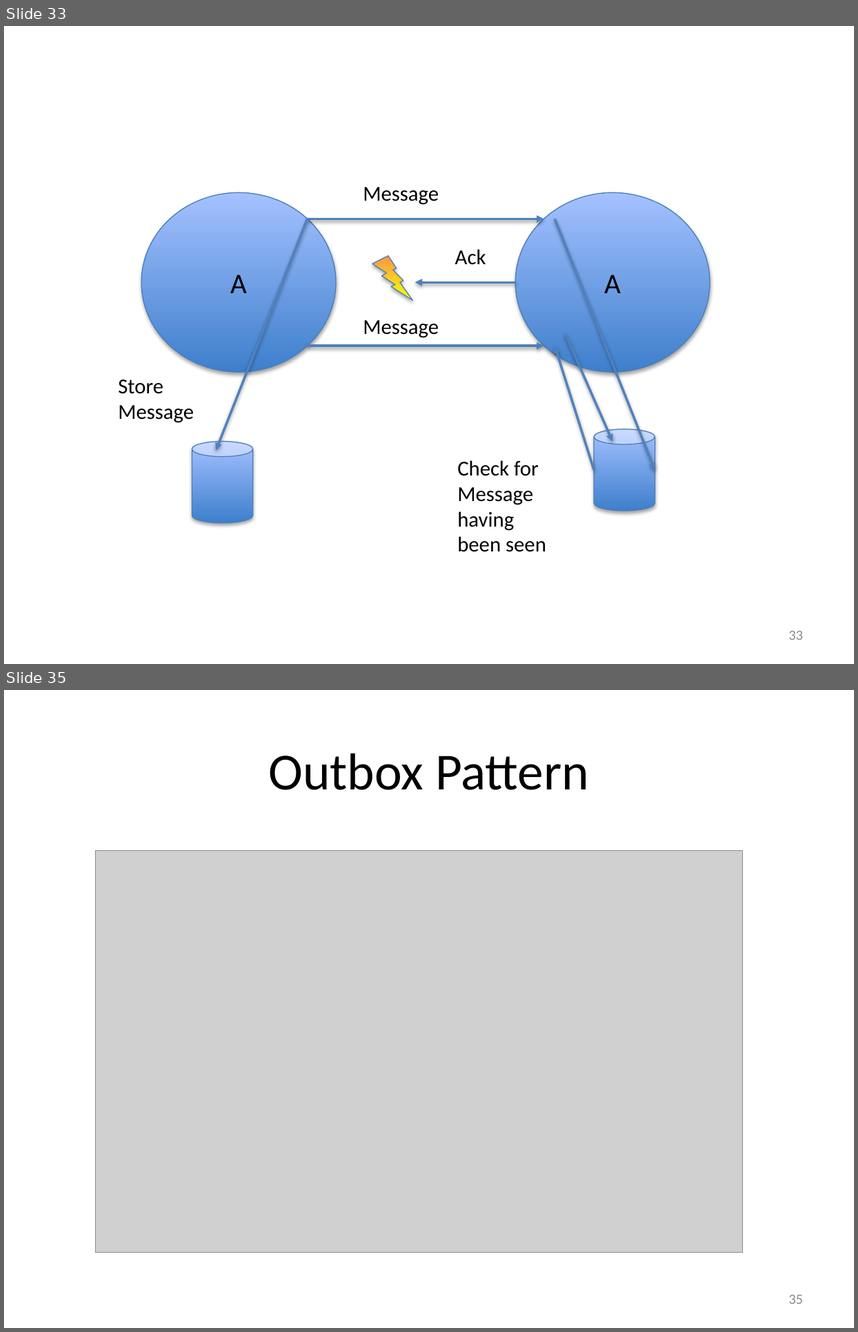
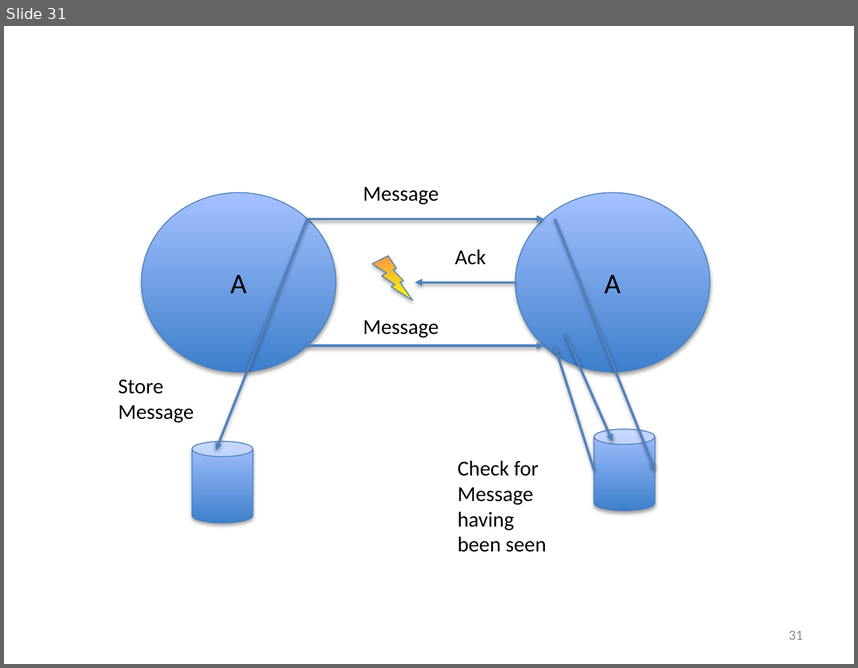
Before and after one commit to iancooper/Presentations, a slide deck: Practical Messaging - Day 2 New.pptx. Shown one above the other, each under a label of ours: slides 33 and 35 before the commit, slide 31 after it; the slides between them are not shown. The pictures are 858x1332 and 858x668 pixels, drawn with LibreOffice and Linux fonts; fonts in the diff are those of the drawing; grey boxes stand for pictures. Boxes give left, top, right and bottom in pixels: in the first picture for what was removed or moved away, otherwise in the second. Text is boxed around its words. In the diff, an @@ line names an element or a change of style, - is before the commit and + after.

```diff
--- a/Practical Messaging - Day 2 New.pptx
+++ b/Practical Messaging - Day 2 New.pptx
@@ slide 35 removed at (4, 690, 854, 1328), background #FFFFFF @@
@@ title removed at (268, 753, 589, 790) @@
-Outbox Pattern
@@ picture removed at (96, 851, 743, 1252) @@
@@ page number removed at (789, 1294, 803, 1303) @@
-35
@@ what was slide 33 is now slide 31 @@
@@ page number at (789, 630, 803, 639): text changed @@
-33
+31
```
Also in this commit, not shown: 5 slides changed, 5 other slides removed.
